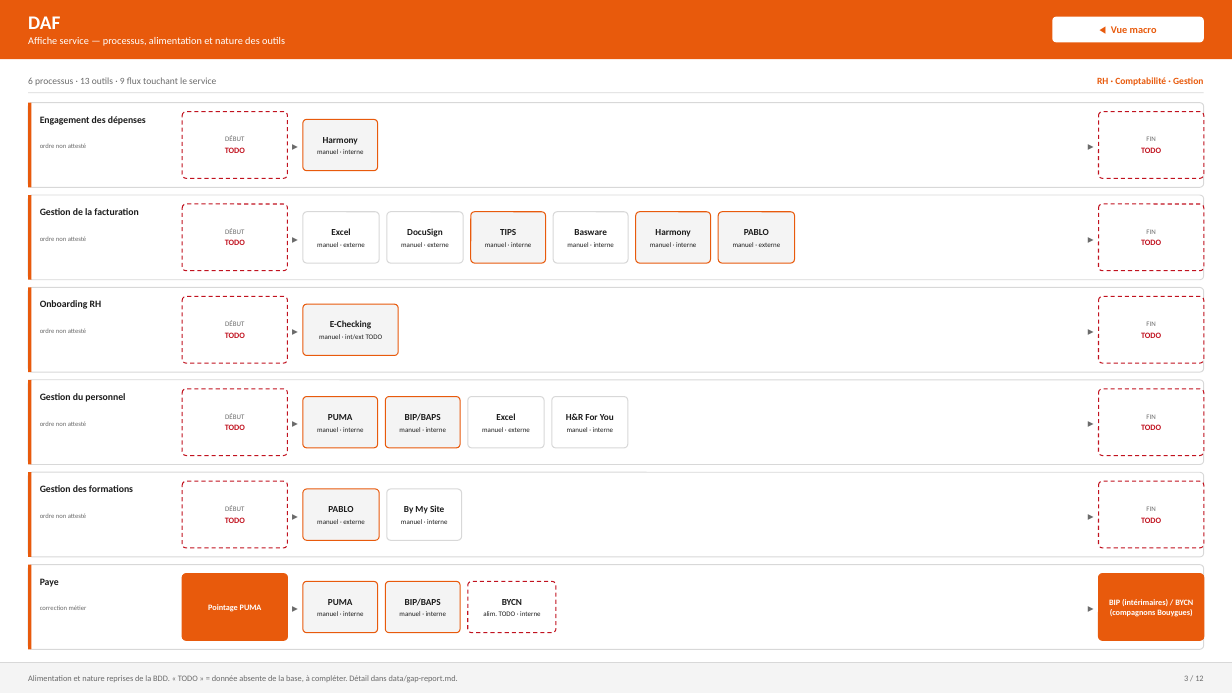
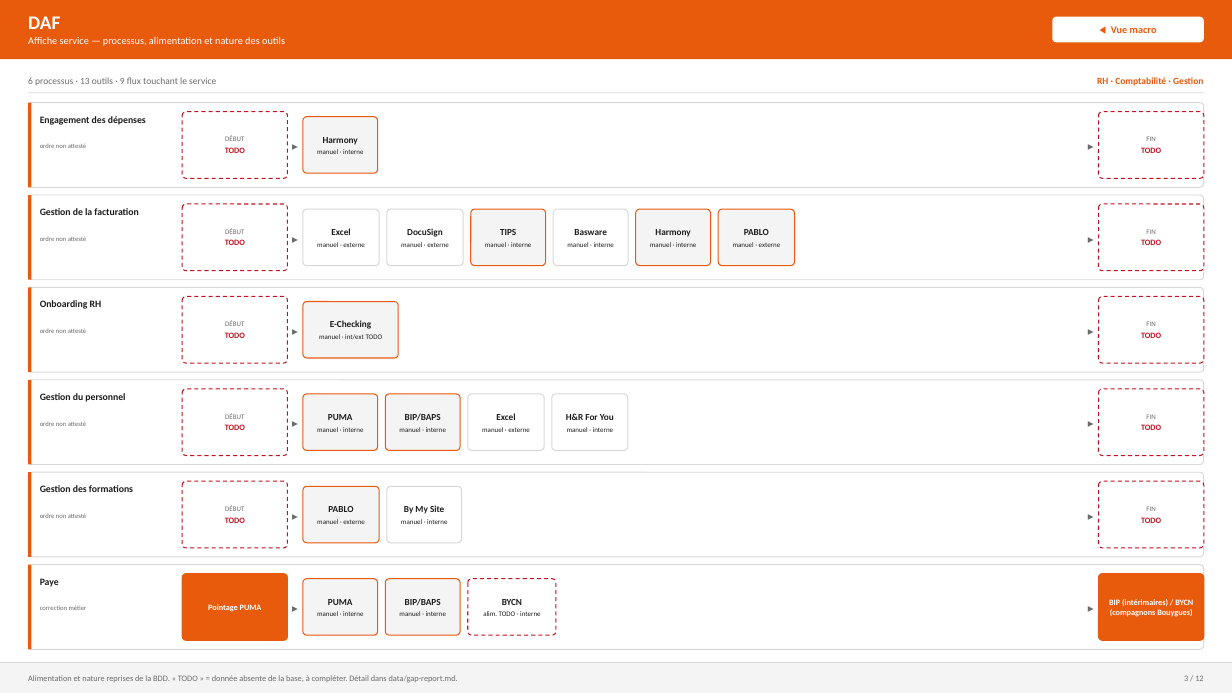
Before and after one commit to troldu9-sudo/cartographie-it-, a slide deck: slide 3 of out/carto.pptx. Drawn at 1232x693 pixels with LibreOffice and Linux fonts; fonts in the diff are those of the drawing. Boxes give left, top, right and bottom in pixels: in the first picture for what was removed or moved away, otherwise in the second. Text is boxed around its words. In the diff, an @@ line names an element or a change of style, - is before the commit and + after.

```diff
--- a/out/carto.pptx
+++ b/out/carto.pptx
@@ proportions changed in 17 elements at <box>303,301,398,358</box>, <box>468,579,555,635</box>, <box>303,209,380,265</box>, <box>387,209,464,265</box>, <box>718,209,795,265</box>, <box>468,394,544,450</box>, <box>303,486,380,543</box>, <box>552,394,628,450</box>, <box>471,209,546,265</box>, <box>554,209,628,265</box>, <box>303,116,378,173</box>, <box>636,209,711,265</box>, <box>303,394,378,450</box>, <box>385,394,460,450</box>, <box>387,486,462,543</box>, <box>303,579,378,635</box>, <box>385,579,460,635</box> @@
```
Also in this commit, not shown: 6 other slides changed, 4 other files.
